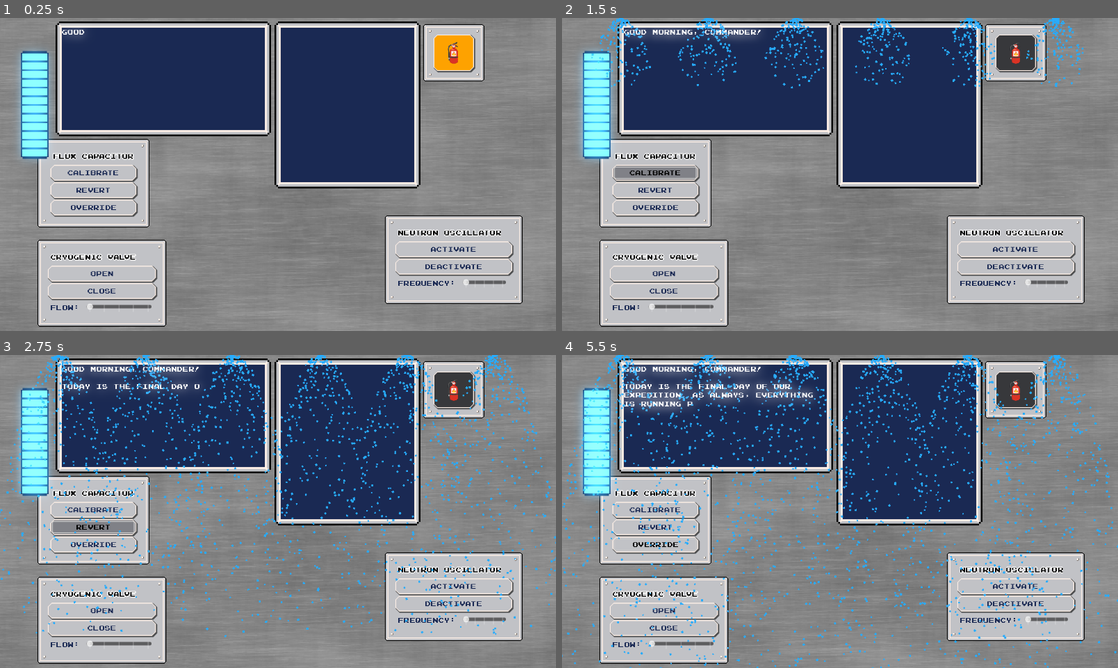
Above: before the commit, frames 1-4 (two rows, left to right).
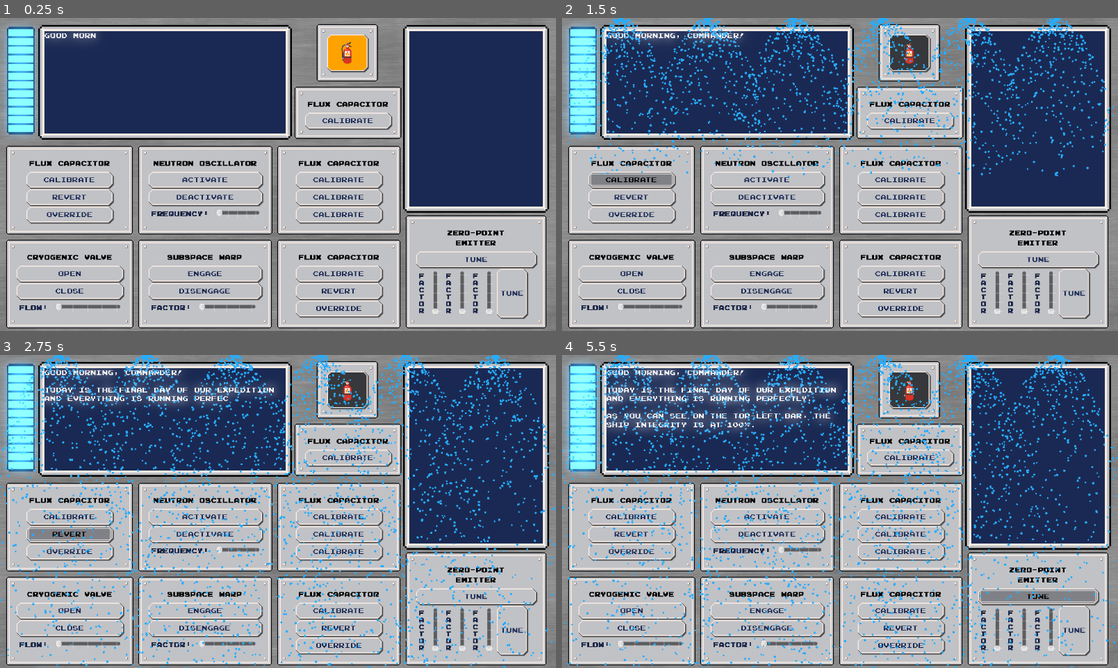
Above: after the commit, the same moments.

Repository: MarcosPRus/gamejambrackeys2025.1
Game: Godot game, scene res://Objects/Main/main.tscn
Same seed, same stepped clock (60 frames per second), same inputs: the game is played once before the commit and once after it.
Inputs (mouse positions are in pixels of both pictures, inside the frame that each line leads up to):
- Up to frame 1 (0.25 s): no input
- Up to frame 2 (1.5 s): click "🧯" at 0.5 s; click "Calibrate" at 1.25 s
- Up to frame 3 (2.75 s): click "Revert" at 2 s
- Up to frame 4 (5.5 s): click "Override" at 2.75 s; click (767, 611) at 3.5 s, where only the run after the commit has a clickable "Engage"; click (767, 627) at 4.25 s, where only the run after the commit has a clickable "Disengage"; click (1040, 596) at 5 s, where only the run after the commit has a clickable "Tune"

The runs differ from the first frame. In frame 1, 67% of the frame differs, in the area x 0-99%, y 1-100%; in frame 2, 70%; in frame 3, 72%; in frame 4, 73%, in the area x 0-100%, y 0-100%.

Commit message:
GUI finished

Diff:
--- a/Assets/Resources/CustomTheme.tres
+++ b/Assets/Resources/CustomTheme.tres
@@ -66,6 +66,5 @@
 Button/styles/pressed = SubResource("StyleBoxFlat_sc32y")
 HSlider/icons/grabber = null
 Label/colors/font_color = Color(0.113725, 0.168627, 0.32549, 1)
-Label/colors/font_outline_color = Color(0, 0, 0, 0)
-Label/constants/outline_size = 6
+Label/constants/outline_size = 1
 PanelContainer/styles/panel = SubResource("StyleBoxTexture_euyy8")
--- a/Objects/GUI/GUI.tscn
+++ b/Objects/GUI/GUI.tscn
@@ -47,9 +47,9 @@
 
 [node name="SprinklersButton" type="PanelContainer" parent="." groups=["breakable_panels"]]
 layout_mode = 0
-offset_left = 984.0
+offset_left = 739.0
 offset_top = 24.0
-offset_right = 1105.0
+offset_right = 860.0
 offset_bottom = 136.0
 script = ExtResource("3_ixn6v")
 
@@ -66,10 +66,10 @@
 
 [node name="FluxCapacitor" type="PanelContainer" parent="." groups=["breakable_panels"]]
 layout_mode = 0
-offset_left = 96.0
-offset_top = 288.0
-offset_right = 334.0
-offset_bottom = 472.0
+offset_left = 24.0
+offset_top = 304.0
+offset_right = 296.0
+offset_bottom = 488.0
 script = ExtResource("3_ixn6v")
 
 [node name="VBoxContainer" type="VBoxContainer" parent="FluxCapacitor"]
@@ -79,8 +79,8 @@
 [node name="Label" type="Label" parent="FluxCapacitor/VBoxContainer"]
 layout_mode = 2
 theme_override_colors/font_color = Color(0, 0, 0, 1)
-theme_override_colors/font_outline_color = Color(1, 1, 1, 1)
 text = "Flux Capacitor"
+horizontal_alignment = 1
 
 [node name="Calibrate" type="Button" parent="FluxCapacitor/VBoxContainer"]
 layout_mode = 2
@@ -96,21 +96,21 @@
 
 [node name="CryogenicValve" type="PanelContainer" parent="." groups=["breakable_panels"]]
 layout_mode = 0
-offset_left = 96.0
+offset_left = 24.0
 offset_top = 520.0
-offset_right = 373.0
-offset_bottom = 700.0
+offset_right = 297.0
+offset_bottom = 704.0
 script = ExtResource("3_ixn6v")
 
 [node name="VBoxContainer" type="VBoxContainer" parent="CryogenicValve"]
 layout_mode = 2
-size_flags_horizontal = 5
+size_flags_horizontal = 4
 
 [node name="Label" type="Label" parent="CryogenicValve/VBoxContainer"]
 layout_mode = 2
 theme_override_colors/font_color = Color(0, 0, 0, 1)
-theme_override_colors/font_outline_color = Color(1, 1, 1, 1)
 text = "Cryogenic Valve"
+horizontal_alignment = 1
 
 [node name="Open" type="Button" parent="CryogenicValve/VBoxContainer"]
 layout_mode = 2
@@ -137,10 +137,10 @@
 
 [node name="NeutronOscillator" type="PanelContainer" parent="." groups=["breakable_panels"]]
 layout_mode = 0
-offset_left = 896.0
-offset_top = 464.0
-offset_right = 1193.0
-offset_bottom = 648.0
+offset_left = 328.0
+offset_top = 304.0
+offset_right = 617.0
+offset_bottom = 488.0
 script = ExtResource("3_ixn6v")
 
 [node name="VBoxContainer" type="VBoxContainer" parent="NeutronOscillator"]
@@ -150,8 +150,8 @@
 [node name="Label" type="Label" parent="NeutronOscillator/VBoxContainer"]
 layout_mode = 2
 theme_override_colors/font_color = Color(0, 0, 0, 1)
-theme_override_colors/font_outline_color = Color(1, 1, 1, 1)
 text = "Neutron Oscillator"
+horizontal_alignment = 1
 
 [node name="Activate" type="Button" parent="NeutronOscillator/VBoxContainer"]
 layout_mode = 2
@@ -176,12 +176,135 @@
 tick_count = 5
 ticks_on_borders = true
 
+[node name="SubspaceWarp" type="PanelContainer" parent="." groups=["breakable_panels"]]
+offset_left = 328.0
+offset_top = 520.0
+offset_right = 616.0
+offset_bottom = 704.0
+script = ExtResource("3_ixn6v")
+
+[node name="VBoxContainer" type="VBoxContainer" parent="SubspaceWarp"]
+layout_mode = 2
+size_flags_horizontal = 5
+
+[node name="Label" type="Label" parent="SubspaceWarp/VBoxContainer"]
+layout_mode = 2
+theme_override_colors/font_color = Color(0, 0, 0, 1)
+text = "Subspace Warp"
+horizontal_alignment = 1
+
+[node name="Engage" type="Button" parent="SubspaceWarp/VBoxContainer"]
+layout_mode = 2
+text = "Engage"
+
+[node name="Disengage" type="Button" parent="SubspaceWarp/VBoxContainer"]
+layout_mode = 2
+text = "Disengage"
+
+[node name="HBoxContainer" type="HBoxContainer" parent="SubspaceWarp/VBoxContainer"]
+layout_mode = 2
+
+[node name="Label" type="Label" parent="SubspaceWarp/VBoxContainer/HBoxContainer"]
+layout_mode = 2
+theme_override_colors/font_color = Color(0.113725, 0.168627, 0.32549, 1)
+text = "Factor:"
+
+[node name="Factor" type="HSlider" parent="SubspaceWarp/VBoxContainer/HBoxContainer"]
+custom_minimum_size = Vector2(131, 0)
+layout_mode = 2
+max_value = 4.0
+tick_count = 5
+ticks_on_borders = true
+
+[node name="ZeroPointEmitter" type="PanelContainer" parent="." groups=["breakable_panels"]]
+offset_left = 944.0
+offset_top = 464.0
+offset_right = 1248.0
+offset_bottom = 704.0
+script = ExtResource("3_ixn6v")
+
+[node name="VBoxContainer" type="VBoxContainer" parent="ZeroPointEmitter"]
+layout_mode = 2
+size_flags_horizontal = 5
+
+[node name="Label" type="Label" parent="ZeroPointEmitter/VBoxContainer"]
+layout_mode = 2
+theme_override_colors/font_color = Color(0, 0, 0, 1)
+text = "Zero-Point
+Emitter"
+horizontal_alignment = 1
+
+[node name="Tune" type="Button" parent="ZeroPointEmitter/VBoxContainer"]
+layout_mode = 2
+text = "Tune"
+
+[node name="HBoxContainer" type="HBoxContainer" parent="ZeroPointEmitter/VBoxContainer"]
+layout_mode = 2
+
+[node name="Label" type="Label" parent="ZeroPointEmitter/VBoxContainer/HBoxContainer"]
+layout_mode = 2
+theme_override_colors/font_color = Color(0.113725, 0.168627, 0.32549, 1)
+theme_override_constants/line_spacing = -4
+text = "F
+a
+c
+t
+o
+r"
+
+[node name="Sensitivity" type="VSlider" parent="ZeroPointEmitter/VBoxContainer/HBoxContainer"]
+custom_minimum_size = Vector2(0, 50)
+layout_mode = 2
+max_value = 4.0
+tick_count = 5
+ticks_on_borders = true
+
+[node name="Label2" type="Label" parent="ZeroPointEmitter/VBoxContainer/HBoxContainer"]
+layout_mode = 2
+theme_override_colors/font_color = Color(0.113725, 0.168627, 0.32549, 1)
+theme_override_constants/line_spacing = -4
+text = "F
+a
+c
+t
+o
+r"
+
+[node name="Sensitivity2" type="VSlider" parent="ZeroPointEmitter/VBoxContainer/HBoxContainer"]
+custom_minimum_size = Vector2(0, 50)
+layout_mode = 2
+max_value = 4.0
+tick_count = 5
+ticks_on_borders = true
+
+[node name="Label3" type="Label" parent="ZeroPointEmitter/VBoxContainer/HBoxContainer"]
+layout_mode = 2
+theme_override_colors/font_color = Color(0.113725, 0.168627, 0.32549, 1)
+theme_override_constants/line_spacing = -4
+text = "F
+a
+c
+t
+o
+r"
+
+[node name="Sensitivity3" type="VSlider" parent="ZeroPointEmitter/VBoxContainer/HBoxContainer"]
+custom_minimum_size = Vector2(0, 50)
+layout_mode = 2
+max_value = 4.0
+tick_count = 5
+ticks_on_borders = true
+
+[node name="Tune" type="Button" parent="ZeroPointEmitter/VBoxContainer/HBoxContainer"]
+layout_mode = 2
+text = "Tune"
+
 [node name="TextureProgressBar" type="TextureProgressBar" parent="."]
 layout_mode = 0
-offset_left = 48.0
-offset_top = 72.0
-offset_right = 112.0
-offset_bottom = 328.0
+offset_left = 16.0
+offset_top = 16.0
+offset_right = 80.0
+offset_bottom = 272.0
 step = 0.1
 value = 100.0
 fill_mode = 3
@@ -191,10 +314,10 @@
 
 [node name="MainScreenContainer" type="PanelContainer" parent="."]
 layout_mode = 0
-offset_left = 128.0
-offset_top = 8.0
-offset_right = 624.0
-offset_bottom = 272.0
+offset_left = 88.0
+offset_top = 16.0
+offset_right = 672.0
+offset_bottom = 280.0
 theme_override_styles/panel = SubResource("StyleBoxTexture_mqddc")
 
 [node name="MainScreenText" type="RichTextLabel" parent="MainScreenContainer"]
@@ -207,10 +330,10 @@
 
 [node name="SecondaryScreenContainer" type="PanelContainer" parent="."]
 layout_mode = 0
-offset_left = 632.0
-offset_top = 8.0
-offset_right = 968.0
-offset_bottom = 392.0
+offset_left = 928.0
+offset_top = 16.0
+offset_right = 1264.0
+offset_bottom = 448.0
 theme_override_styles/panel = SubResource("StyleBoxTexture_mqddc")
 
 [node name="SecondaryScreenText" type="RichTextLabel" parent="SecondaryScreenContainer"]
@@ -220,7 +343,87 @@
 
 [node name="AudioStreamPlayer" type="AudioStreamPlayer" parent="."]
 stream = ExtResource("7_cwy3e")
-volume_db = -15.0
+volume_db = -7.0
+
+[node name="FluxCapacitor2" type="PanelContainer" parent="." groups=["breakable_panels"]]
+offset_left = 648.0
+offset_top = 520.0
+offset_right = 912.0
+offset_bottom = 704.0
+script = ExtResource("3_ixn6v")
+
+[node name="VBoxContainer" type="VBoxContainer" parent="FluxCapacitor2"]
+layout_mode = 2
+size_flags_horizontal = 4
+
+[node name="Label" type="Label" parent="FluxCapacitor2/VBoxContainer"]
+layout_mode = 2
+theme_override_colors/font_color = Color(0, 0, 0, 1)
+text = "Flux Capacitor"
+horizontal_alignment = 1
+
+[node name="Calibrate" type="Button" parent="FluxCapacitor2/VBoxContainer"]
+layout_mode = 2
+text = "Calibrate"
+
+[node name="Revert" type="Button" parent="FluxCapacitor2/VBoxContainer"]
+layout_mode = 2
+text = "Revert"
+
+[node name="Override" type="Button" parent="FluxCapacitor2/VBoxContainer"]
+layout_mode = 2
+text = "Override"
+
+[node name="FluxCapacitor3" type="PanelContainer" parent="." groups=["breakable_panels"]]
+offset_left = 688.0
+offset_top = 168.0
+offset_right = 914.0
+offset_bottom = 268.0
+script = ExtResource("3_ixn6v")
+
+[node name="VBoxContainer" type="VBoxContainer" parent="FluxCapacitor3"]
+layout_mode = 2
+size_flags_horizontal = 4
+
+[node name="Label" type="Label" parent="FluxCapacitor3/VBoxContainer"]
+layout_mode = 2
+theme_override_colors/font_color = Color(0, 0, 0, 1)
+text = "Flux Capacitor"
+horizontal_alignment = 1
+
+[node name="Calibrate" type="Button" parent="FluxCapacitor3/VBoxContainer"]
+layout_mode = 2
+text = "Calibrate"
+
+[node name="FluxCapacitor4" type="PanelContainer" parent="." groups=["breakable_panels"]]
+layout_mode = 2
+offset_left = 648.0
+offset_top = 304.0
+offset_right = 912.0
+offset_bottom = 488.0
+script = ExtResource("3_ixn6v")
+
+[node name="VBoxContainer" type="VBoxContainer" parent="FluxCapacitor4"]
+layout_mode = 2
+size_flags_horizontal = 4
+
+[node name="Label" type="Label" parent="FluxCapacitor4/VBoxContainer"]
+layout_mode = 2
+theme_override_colors/font_color = Color(0, 0, 0, 1)
+text = "Flux Capacitor"
+horizontal_alignment = 1
+
+[node name="Calibrate" type="Button" parent="FluxCapacitor4/VBoxContainer"]
+layout_mode = 2
+text = "Calibrate"
+
+[node name="Calibrate2" type="Button" parent="FluxCapacitor4/VBoxContainer"]
+layout_mode = 2
+text = "Calibrate"
+
+[node name="Calibrate3" type="Button" parent="FluxCapacitor4/VBoxContainer"]
+layout_mode = 2
+text = "Calibrate"
 
 [connection signal="toggled" from="SprinklersButton/VBoxContainer/CheckButton" to="." method="_on_check_button_toggled"]
 [connection signal="pressed" from="FluxCapacitor/VBoxContainer/Calibrate" to="." method="_on_flux_capacitor_calibrate_pressed"]
@@ -232,3 +435,18 @@
 [connection signal="pressed" from="NeutronOscillator/VBoxContainer/Activate" to="." method="_on_neutron_oscillator_activate_pressed"]
 [connection signal="pressed" from="NeutronOscillator/VBoxContainer/Deactivate" to="." method="_on_neutron_oscillator_deactivate_pressed"]
 [connection signal="drag_ended" from="NeutronOscillator/VBoxContainer/HBoxContainer/AdjustFrequency" to="." method="_on_adjust_neutron_oscillator_frequency_drag_ended"]
+[connection signal="pressed" from="SubspaceWarp/VBoxContainer/Engage" to="." method="_on_subspace_warp_engage_pressed"]
+[connection signal="pressed" from="SubspaceWarp/VBoxContainer/Disengage" to="." method="_on_subspace_warp_disengage_pressed"]
+[connection signal="drag_ended" from="SubspaceWarp/VBoxContainer/HBoxContainer/Factor" to="." method="_on_subspace_warp_factor_drag_ended"]
+[connection signal="pressed" from="ZeroPointEmitter/VBoxContainer/Tune" to="." method="_on_zpe_tune_pressed"]
+[connection signal="drag_ended" from="ZeroPointEmitter/VBoxContainer/HBoxContainer/Sensitivity" to="." method="_on_zpe_sensitivity_drag_ended"]
+[connection signal="drag_ended" from="ZeroPointEmitter/VBoxContainer/HBoxContainer/Sensitivity2" to="." method="_on_zpe_sensitivity_drag_ended"]
+[connection signal="drag_ended" from="ZeroPointEmitter/VBoxContainer/HBoxContainer/Sensitivity3" to="." method="_on_zpe_sensitivity_drag_ended"]
+[connection signal="pressed" from="ZeroPointEmitter/VBoxContainer/HBoxContainer/Tune" to="." method="_on_zpe_tune_pressed"]
+[connection signal="pressed" from="FluxCapacitor2/VBoxContainer/Calibrate" to="." method="_on_flux_capacitor_calibrate_pressed"]
+[connection signal="pressed" from="FluxCapacitor2/VBoxContainer/Revert" to="." method="_on_flux_capacitor_revert_pressed"]
+[connection signal="pressed" from="FluxCapacitor2/VBoxContainer/Override" to="." method="_on_flux_capacitor_override_pressed"]
+[connection signal="pressed" from="FluxCapacitor3/VBoxContainer/Calibrate" to="." method="_on_flux_capacitor_calibrate_pressed"]
+[connection signal="pressed" from="FluxCapacitor4/VBoxContainer/Calibrate" to="." method="_on_flux_capacitor_calibrate_pressed"]
+[connection signal="pressed" from="FluxCapacitor4/VBoxContainer/Calibrate2" to="." method="_on_flux_capacitor_calibrate_pressed"]
+[connection signal="pressed" from="FluxCapacitor4/VBoxContainer/Calibrate3" to="." method="_on_flux_capacitor_calibrate_pressed"]
--- a/Objects/GUI/gui.gd
+++ b/Objects/GUI/gui.gd
@@ -1,6 +1,6 @@
 extends Control
 
-var writing_speed : float = 50.0 # In letters/second
+var writing_speed : float = 500.0 # In letters/second
 var tween
 
 @onready var MainScreenText := $MainScreenContainer/MainScreenText
@@ -56,6 +56,13 @@
 
 	breakable_panels[randi_range(0,breakable_panels.size()-1)].broken = true
 
+func _on_check_button_toggled(toggled_on: bool) -> void:
+	if toggled_on:
+		Global.SprinklerSystem.start_sprinklers()
+		await get_tree().create_timer(5).timeout
+		$SprinklersButton/VBoxContainer/CheckButton.button_pressed = false
+	else:
+		Global.SprinklerSystem.stop_sprinklers()
 
 ############################
 ## Flux capacitor signals ##
@@ -93,11 +100,23 @@
 func _on_adjust_neutron_oscillator_frequency_drag_ended(value_changed: bool) -> void:
 	Global.action_pressed = "Adjust Neutron Oscillator Frequency to " + str($NeutronOscillator/VBoxContainer/HBoxContainer/AdjustFrequency.value)
 
+###########################
+## Subspace Warp signals ##
+###########################
+func _on_subspace_warp_engage_pressed() -> void:
+	Global.action_pressed = "Engage Subspace Warp"
 
-func _on_check_button_toggled(toggled_on: bool) -> void:
-	if toggled_on:
-		Global.SprinklerSystem.start_sprinklers()
-		await get_tree().create_timer(5).timeout
-		$SprinklersButton/VBoxContainer/CheckButton.button_pressed = false
-	else:
-		Global.SprinklerSystem.stop_sprinklers()
+func _on_subspace_warp_disengage_pressed() -> void:
+	Global.action_pressed = "Disengage Subspace Warp"
+
+func _on_subspace_warp_factor_drag_ended(value_changed: bool) -> void:
+	Global.action_pressed = "Set Subspace Warp Factor to " + str($SubspaceWarp/VBoxContainer/HBoxContainer/Factor.value)
+
+################################
+## Zero-point Emitter signals ##
+################################
+func _on_zpe_tune_pressed() -> void:
+	Global.action_pressed = "Tune the Zero-Point Emitter"
+
+func _on_zpe_sensitivity_drag_ended(value_changed: bool) -> void:
+	Global.action_pressed = "Modulate the Zero-Point Emitter Sensitivity to " + str($ZeroPointEmitter/VBoxContainer/HBoxContainer/Sensitivity.value)
--- a/Objects/Global/global.gd
+++ b/Objects/Global/global.gd
@@ -31,12 +31,12 @@
 	"Deactivate the Neutron Oscillator",
 	"Adjust Neutron Oscillator Frequency to XXX",
 
-	#"Engage Subspace Warp",
-	#"Disengage Subspace Warp",
-	#"Set Subspace Warp Factor to XXX",
-
-	#"Tune the Zero-Point Emitter",
-	#"Modulate the Zero-Point Emitter Sensitivity to XXX"
+	"Engage Subspace Warp",
+	"Disengage Subspace Warp",
+	"Set Subspace Warp Factor to XXX",
+
+	"Tune the Zero-Point Emitter",
+	"Modulate the Zero-Point Emitter Sensitivity to XXX"
 ]
 
 # Define the game phases
@@ -92,12 +92,12 @@
 
 	GUI.append_main_screen_text("Good morning, Commander!")
 	await wait(1, true)
-	GUI.append_main_screen_text("\n\nToday is the final day of our expedition.")
-	await wait(1, true)
-	GUI.append_main_screen_text(" As always, everything is running perfectly.")
+	GUI.append_main_screen_text("\n\nToday is the final day of our expedition and everything is running perfectly.")
+	await wait(1, true)
+	GUI.append_main_screen_text("\n\nAs you can see on the top-left bar, the ship integrity is at 100%.")
 	await wait(1, true)
 	GUI.append_main_screen_text("\n\nWe are scheduled to arrive at the destination in just a few hours.")
-	await wait(1, true)
+	await wait(0.75, true)
 	GUI.append_main_screen_text(" At this point in the mission, nothing can possibly go wrong, so congratulations on another flawlessly succesful mission!")
 	await wait(1.5, true)
 	GUI.append_main_screen_text("\n\nI've reviewed all the ship systems and identified a few minor parameters that need a quick adjustment to maintain our pristine operational status.")
@@ -126,10 +126,10 @@
 	await wait(1, true)
 	GUI.append_main_screen_text("\n\nNo problem at all, we just need to increase the shields power a bit and we'll deflect them effortlessly")
 	await wait(1, true)
-	GUI.append_main_screen_text("\n\nPlease complete the tasks displayed in the right panel in the correct order.")
+
+	task_count = 8
+	GUI.append_main_screen_text("\n\nPlease complete the " + str(task_count) + " tasks displayed in the right panel in the correct order.")
 	await wait(0, true)
-
-	task_count = 8
 	setup_tasks_sequence()
 
 
@@ -155,10 +155,10 @@
 	await wait(1, true)
 	GUI.append_main_screen_text("\n\nFear not! I will just limit the power of some unnecessary auxiliary systems.")
 	await wait(1, true)
-	GUI.append_main_screen_text("\n\nPlease complete the tasks displayed in the right panel in the correct order.")
+
+	task_count = 16
+	GUI.append_main_screen_text("\n\nPlease complete the " + str(task_count) + " tasks displayed in the right panel in the correct order.")
 	await wait(0, true)
-
-	task_count = 16
 	setup_tasks_sequence()
 
 
--- a/Objects/SprinklerSystem/sprinkler_system.tscn
+++ b/Objects/SprinklerSystem/sprinkler_system.tscn
@@ -8,9 +8,9 @@
 angle_max = 45.0
 direction = Vector3(0, 1, 0)
 spread = 90.0
-initial_velocity_min = 75.0
-initial_velocity_max = 75.0
-gravity = Vector3(0, 200, 0)
+initial_velocity_min = 150.0
+initial_velocity_max = 150.0
+gravity = Vector3(0, 500, 0)
 scale_min = 3.0
 scale_max = 5.0
 color = Color(0.160784, 0.678431, 1, 1)
@@ -21,36 +21,36 @@
 
 [node name="Sprinkler1" type="GPUParticles2D" parent="."]
 position = Vector2(137, 0)
-amount = 500
+amount = 1000
 process_material = SubResource("ParticleProcessMaterial_p31n6")
-lifetime = 3.0
+lifetime = 2.5
 
 [node name="Sprinkler2" type="GPUParticles2D" parent="."]
 position = Vector2(337, 0)
-amount = 500
+amount = 1000
 process_material = SubResource("ParticleProcessMaterial_p31n6")
-lifetime = 3.0
+lifetime = 2.5
 
 [node name="Sprinkler3" type="GPUParticles2D" parent="."]
 position = Vector2(537, 0)
-amount = 500
+amount = 1000
 process_material = SubResource("ParticleProcessMaterial_p31n6")
-lifetime = 3.0
+lifetime = 2.5
 
 [node name="Sprinkler4" type="GPUParticles2D" parent="."]
 position = Vector2(737, 0)
-amount = 500
+amount = 1000
 process_material = SubResource("ParticleProcessMaterial_p31n6")
-lifetime = 3.0
+lifetime = 2.5
 
 [node name="Sprinkler5" type="GPUParticles2D" parent="."]
 position = Vector2(937, 0)
-amount = 500
+amount = 1000
 process_material = SubResource("ParticleProcessMaterial_p31n6")
-lifetime = 3.0
+lifetime = 2.5
 
 [node name="Sprinkler6" type="GPUParticles2D" parent="."]
 position = Vector2(1137, 0)
-amount = 500
+amount = 1000
 process_material = SubResource("ParticleProcessMaterial_p31n6")
-lifetime = 3.0
+lifetime = 2.5
